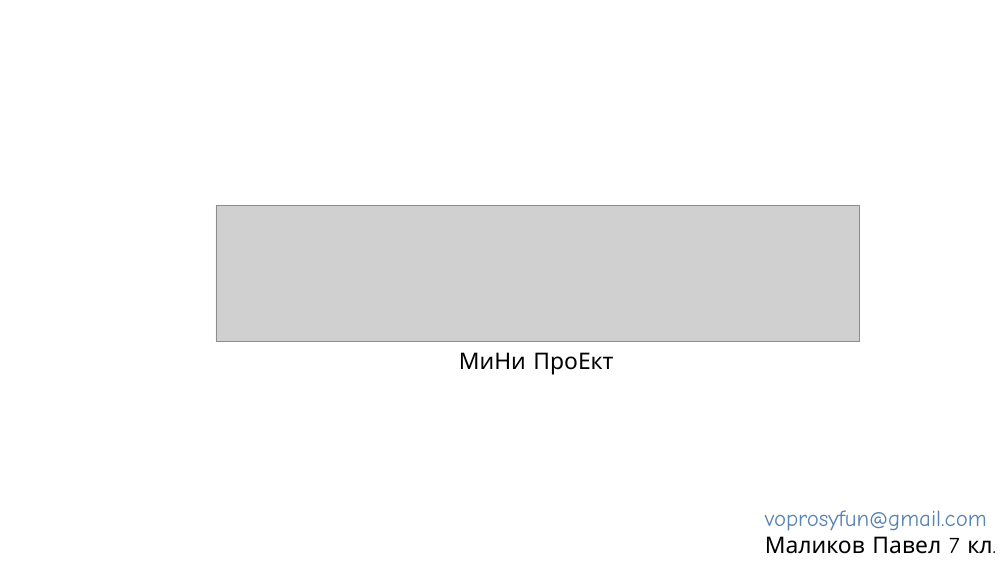
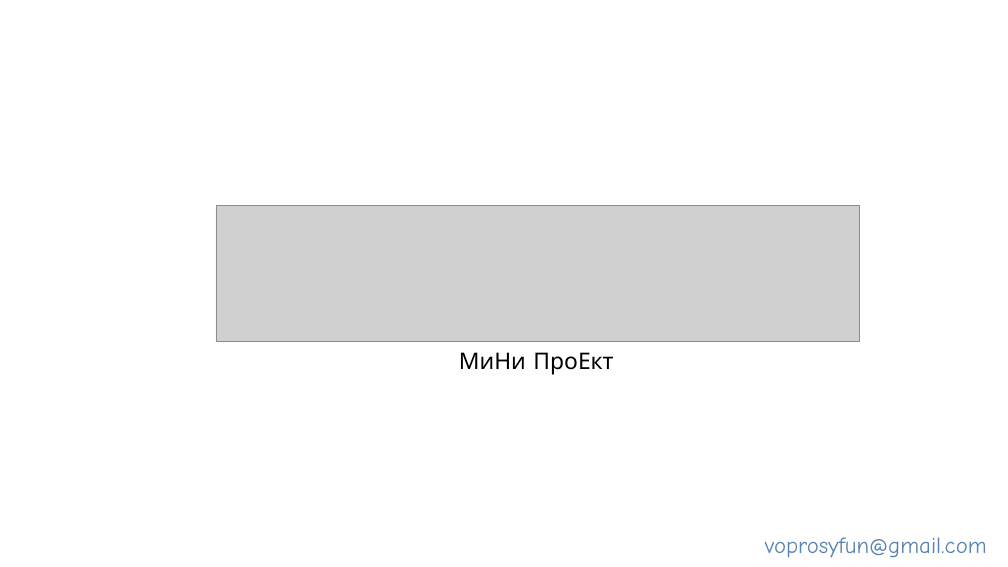
Before and after one commit to WhCreating/GAME_BOT, a slide deck: slide 1 of Presentation/Presentation.odp. Drawn at 1008x567 pixels with LibreOffice and Linux fonts; fonts in the diff are those of the drawing; grey boxes stand for pictures. Boxes give left, top, right and bottom in pixels: in the first picture for what was removed or moved away, otherwise in the second. Text is boxed around its words. In the diff, an @@ line names an element or a change of style, - is before the commit and + after.

```diff
--- a/Presentation/Presentation.odp
+++ b/Presentation/Presentation.odp
@@ text "voprosyfun@gmail.com" moved from (x1=765, y1=510, x2=987, y2=531) to (x1=765, y1=537, x2=987, y2=558) @@
@@ text removed at (x1=765, y1=536, x2=992, y2=554) @@
-Маликов Павел 7 кл.
```
Also in this commit, not shown: 2 other files.
